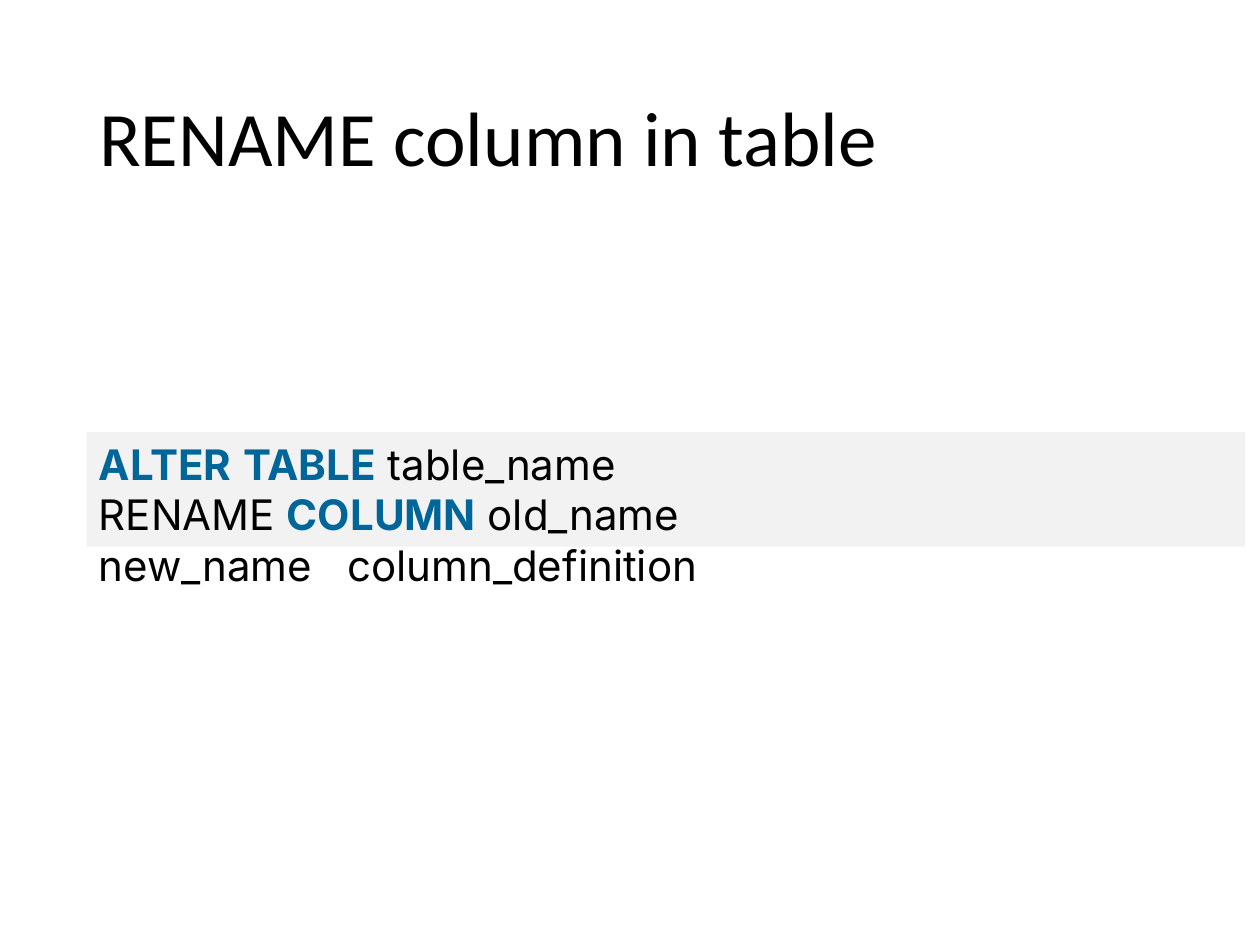
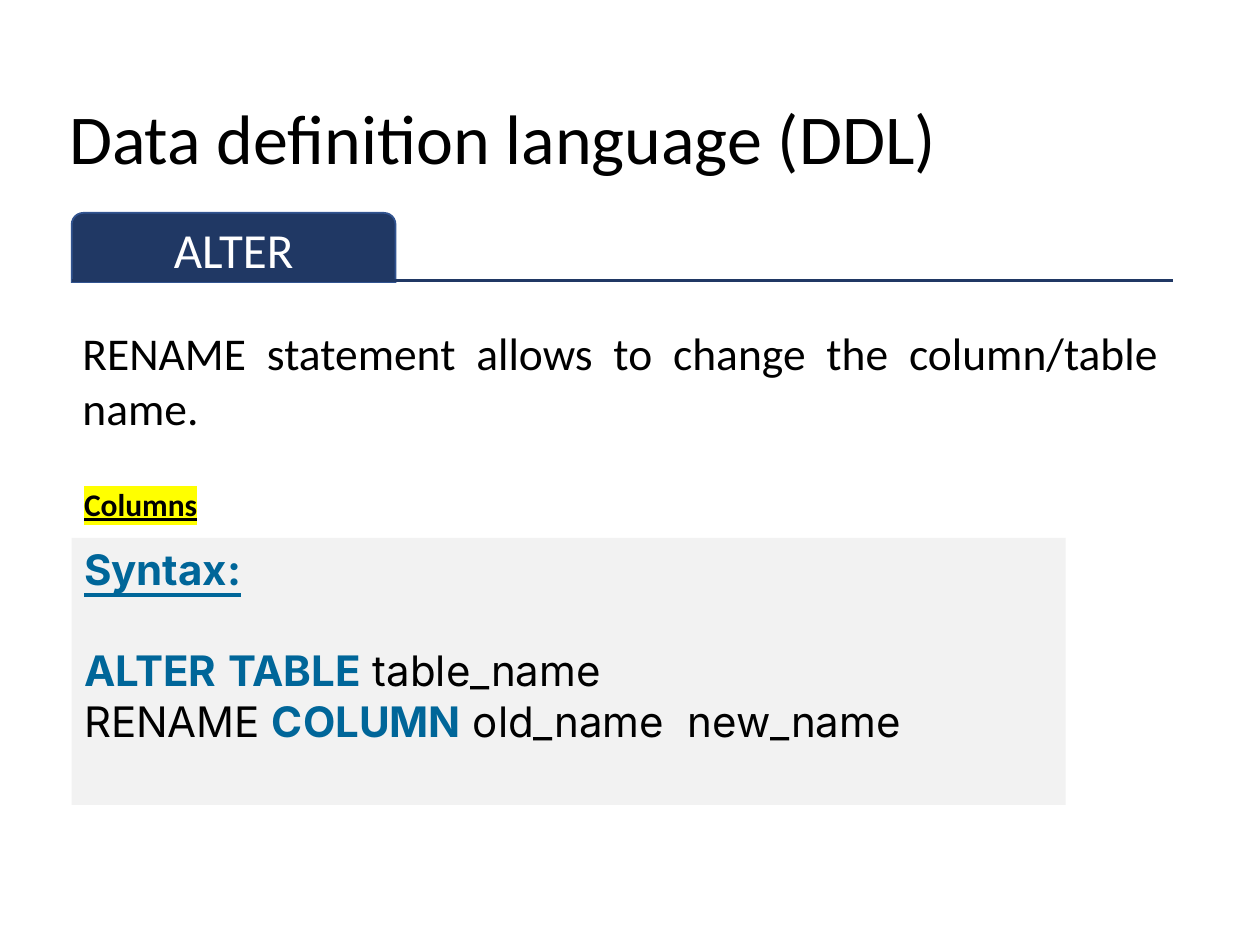
Before and after one commit to sitmbadept/sitmbadept.github.io, a slide deck: slide 101 of 2023/UNIT_2/WIP/UNIT-2-PART-1.pptx (slide 93 before the commit). Drawn at 1260x945 pixels with LibreOffice and Linux fonts; fonts in the diff are those of the drawing. Boxes give left, top, right and bottom in pixels: in the first picture for what was removed or moved away, otherwise in the second. Text is boxed around its words. In the diff, an @@ line names an element or a change of style, - is before the commit and + after.

```diff
--- a/2023/UNIT_2/WIP/UNIT-2-PART-1.pptx
+++ b/2023/UNIT_2/WIP/UNIT-2-PART-1.pptx
@@ title at box(69, 113, 936, 176): text changed; size 44 to 40 pt @@
-RENAME column in table
+Data definition language (DDL)
@@ round same rect added at box(72, 213, 396, 282), fill #203864, outline #325491 1 pt, 28 pt, text #FFFFFF @@
+ALTER
@@ line added from (72, 281) to (1173, 281), #203864 1.5 pt @@
@@ text added at box(82, 338, 1157, 426), 26 pt, text #000000 @@
+RENAME statement allows to change the column/table name.
@@ text added at box(84, 494, 197, 521), 18 pt, text #000000, bold, underline @@
+Columns
@@ rectangle "Syntax: ALTER TABLE table_name": place and size @@
-rectangle "Syntax: ALTER TABLE table_name" at box(87, 432, 1245, 547)
+rectangle "Syntax: ALTER TABLE table_name" at box(72, 538, 1066, 805)
@@ text in rectangle at box(84, 554, 901, 741): text changed @@
-ALTER TABLE table_name
-RENAME COLUMN old_name new_name column_definition
+Syntax:
+ALTER TABLE table_name
+RENAME COLUMN old_name new_name
```
Also in this commit, not shown: 4 other slides changed, 11 slides added, 3 slides removed.
